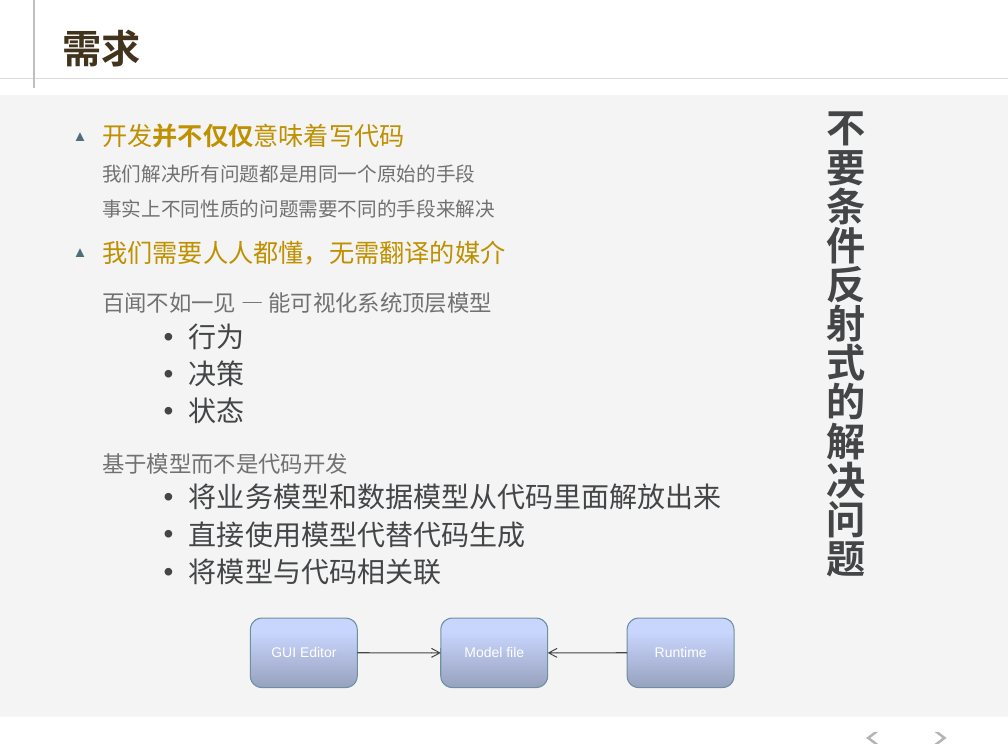
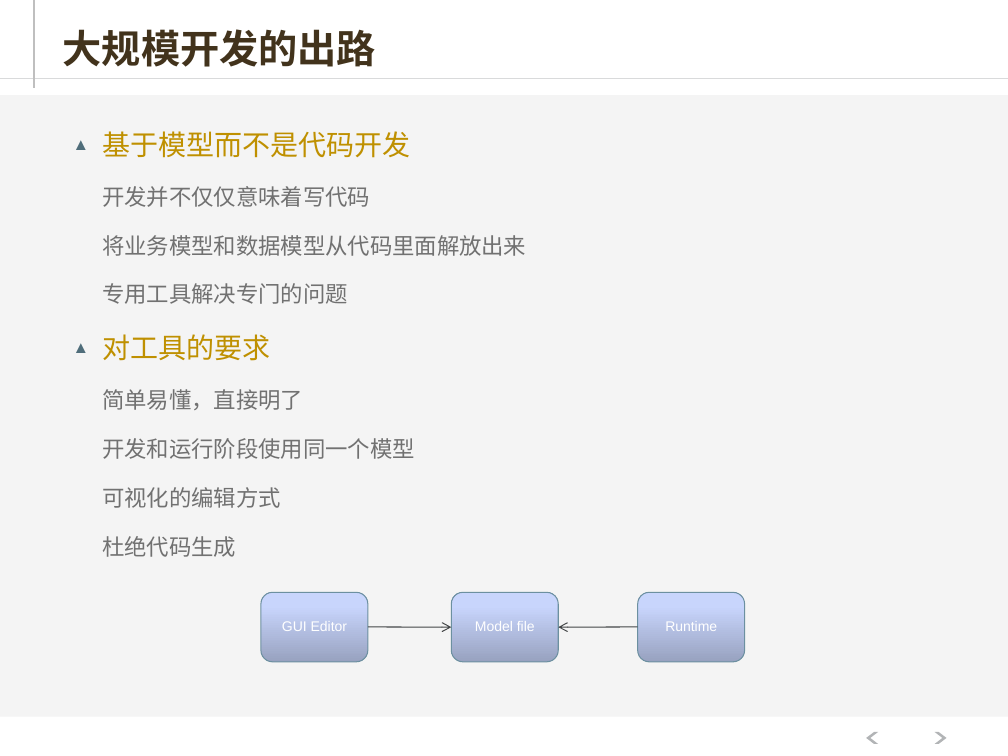
Before and after one commit to hejiehui/xross-tools-installer, a slide deck: slide 11 of doc/X-Series - 中文.pptx. Drawn at 1008x756 pixels with LibreOffice and Linux fonts; fonts in the diff are those of the drawing. Boxes give left, top, right and bottom in pixels: in the first picture for what was removed or moved away, otherwise in the second. Text is boxed around its words. In the diff, an @@ line names an element or a change of style, - is before the commit and + after.

```diff
--- a/doc/X-Series - 中文.pptx
+++ b/doc/X-Series - 中文.pptx
@@ title at box(63, 29, 376, 67): text changed @@
-需求
+大规模开发的出路
@@ text removed at box(827, 111, 866, 576) @@
-不要条件反射式的解决问题
@@ text at box(102, 131, 410, 158): paragraph added @@
+▲ 基于模型而不是代码开发
@@ text at box(102, 164, 505, 474): paragraphs removed @@
-    我们解决所有问题都是用同一个原始的手段
-    事实上不同性质的问题需要不同的手段来解决
-▲ 我们需要人人都懂，无需翻译的媒介
-    百闻不如一见 — 能可视化系统顶层模型
-    • 行为
-    • 决策
-    • 状态
-    基于模型而不是代码开发
@@ text at box(102, 186, 526, 256): size 18 to 16 pt, text colour #BF9000 to #717171, bold off in "开发并不仅仅意味着写代码"; size 20 to 16 pt, text colour #434547 to #717171 in "将业务模型和数据模型从代码里面解放出来"; bullet ▲ to  ; list level 1 to 2 in "开发并不仅仅意味着写代码"; line spacing 1 to 1.4; bullet colour #4F6D7A to #8F6C00; alignment left to justified; bullet • to  ; list level 3 to 2 in "将业务模型和数据模型从代码里面解放出来"; line spacing 0.9 to 1.4 @@
@@ text at box(102, 283, 414, 557): text changed; size 20 to 16 pt; text colour #434547 to #717171 @@
-    • 直接使用模型代替代码生成
-    • 将模型与代码相关联
+    专用工具解决专门的问题
+▲ 对工具的要求
+    简单易懂，直接明了
+    开发和运行阶段使用同一个模型
+    可视化的编辑方式
+    杜绝代码生成
@@ 3 texts, 3 rounded rectangles, 2 arrows: place and size @@
-3 texts, 3 rounded rectangles, 2 arrows at box(250, 618, 734, 687)
+3 texts, 3 rounded rectangles, 2 arrows at box(261, 593, 745, 662)
```
Also in this commit, not shown: 27 other slides changed, 11 slides added, 9 slides removed, 1 other file.
